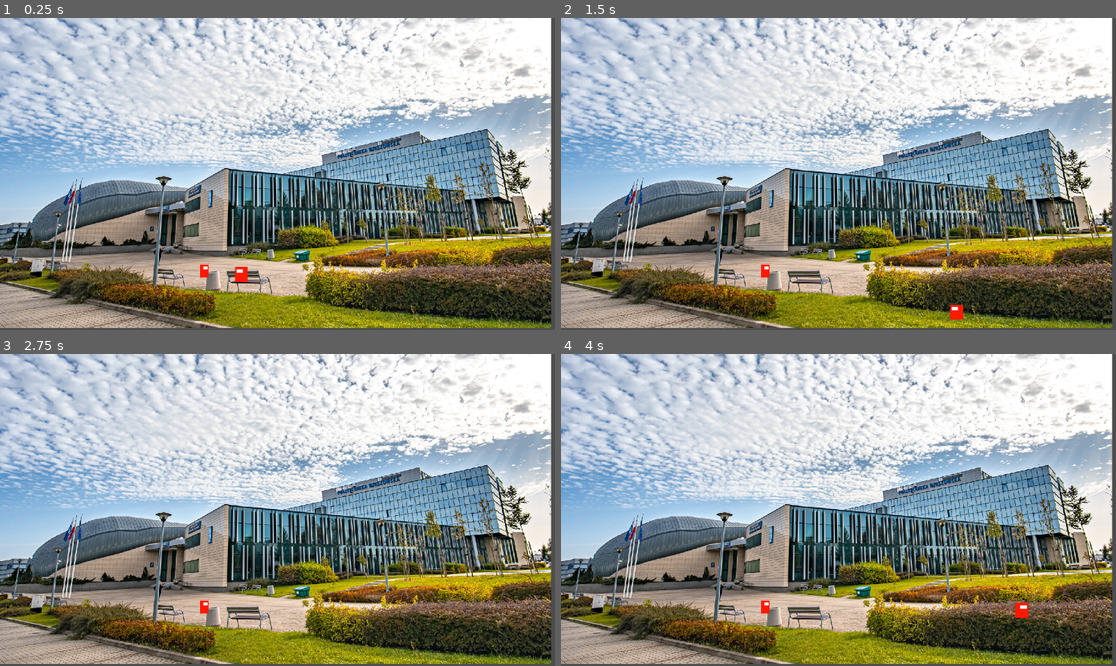
Above: before the commit, frames 1-4 (two rows, left to right).
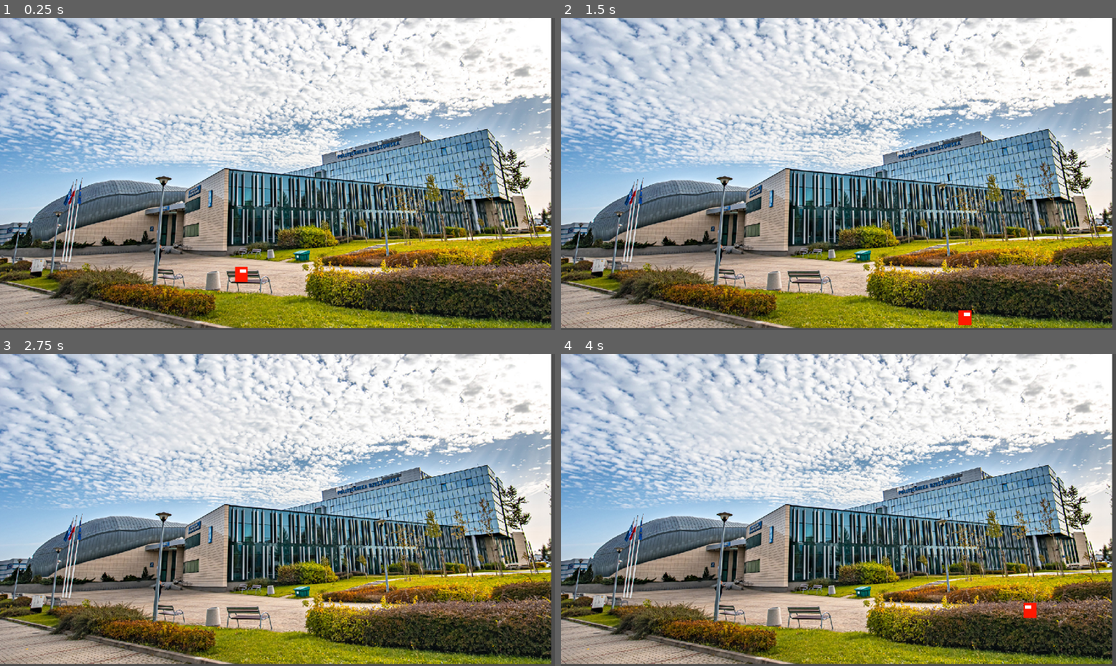
Above: after the commit, the same moments.

Repository: Sfafg/Dr.-Sudra
Game: Godot game, scene res://node_2d.tscn
The game is run twice, just before and just after one commit, with the same random seed, the same clock (stepped at 60 frames per second) and the same inputs.
Inputs:
- Up to frame 1 (0.25 s): no input
- Up to frame 2 (1.5 s): tap Enter (ui_accept) at 0.5, 0.77 s; hold D (right) 0.53-1.28 s; hold S (down) from 1.28 s (still down)
- Up to frame 3 (2.75 s): tap Enter (ui_accept) at 1.52, 2 s; release S (down) at 2.03 s; hold D (right) from 2.03 s (still down)
- Up to frame 4 (4 s): tap Enter (ui_accept) at 2.75, 3.02, 3.77 s; release D (right) at 2.78 s; hold W (up) 2.78-3.53 s; hold A (left) from 3.53 s (still down)

The runs differ from the first frame. In frame 1, less than 0.1% of the frame differs, in the area x 36-45%, y 79-84%; in frame 2, 0.2%, in the area x 36-74%, y 79-99%; in frame 3, less than 0.1%; in frame 4, 0.2%.

Commit message:
Poprawa movementu na CharacterBody2D

Diff:
--- a/Gamba.gd
+++ /dev/null
@@ -1,11 +0,0 @@
-extends Node
-
-
-# Called when the node enters the scene tree for the first time.
-func _ready():
-	pass # Replace with function body.
-
-
-# Called every frame. 'delta' is the elapsed time since the previous frame.
-func _process(delta):
-	pass
--- a/Scripts/Movement.gd
+++ b/Scripts/Movement.gd
@@ -1,32 +1,19 @@
 extends CharacterBody2D
 
-@export var maxSpeed : float = 2
-@export var mass : float = 2
-@export var stepFrequency : float = 10
-@export_range(0.0,1.0) var stepAnimationInfluence : float = 0.4
+@export var speed = 20.0
+var is_going_right = true
 
-
-var stepAnimationTimer = 0
-@export var max_speed = 7.0
-
-
-func _process(delta):
+func _physics_process(delta):
 	# Pobieranie wejścia z klawiatury.
 	var move_direction = Input.get_vector("left", "right", "up", "down")
 
-	# Obliczanie prędkości, którą ma osiągnąć objekt.
-	var target_velocity = move_direction.normalized() * max_speed
+	# Ustawianie prędkości.
+	velocity = move_direction.normalized() * speed * 100
 
-	# Siła potrzebna do skierowania postaci w kierunku target_velocity.
-	var steering_force = target_velocity - velocity
+	move_and_slide()
 
-	# Integracja przyspieszenia.
-	velocity += steering_force / mass * delta * 60
-	velocity.limit_length(max_speed)
+	# Skierowanie obiektu w strone ruchu.
 
-	# Spraw by obiekt był skierowany w stronę kierunku ruchu.
-	self.scale.x = -abs(self.scale.x) if velocity.x <= 0 else abs(self.scale.x)
-
-	# Integracja prędkości.
-	self.position += velocity * delta * 60
-	move_and_slide()
+	if velocity.x != 0 and (velocity.x > 0 != is_going_right):
+		is_going_right = velocity.x > 0
+		scale.x = -1
--- a/node_2d.tscn
+++ b/node_2d.tscn
@@ -1,8 +1,7 @@
-[gd_scene load_steps=6 format=3 uid="uid://cmlop80c6rkrb"]
+[gd_scene load_steps=5 format=3 uid="uid://cmlop80c6rkrb"]
 
 [ext_resource type="Script" path="res://Scripts/Transition.gd" id="1_3njx8"]
-[ext_resource type="Texture2D" uid="uid://2p0g6ccif46g" path="res://PlaceholderArt/Character.png" id="1_quc5w"]
-[ext_resource type="Script" path="res://Gamba.gd" id="4_d3gnc"]
+[ext_resource type="Script" path="res://Scripts/Gamba.gd" id="4_ndp83"]
 [ext_resource type="PackedScene" uid="uid://jse80p8vnkwl" path="res://Scenes/Politechnika.tscn" id="5_bvpqb"]
 [ext_resource type="PackedScene" uid="uid://fd53uno7u3cy" path="res://Scenes/Player.tscn" id="5_rikmo"]
 
@@ -12,14 +11,12 @@
 [node name="Politechnika" parent="." instance=ExtResource("5_bvpqb")]
 position = Vector2(-9, -1)
 
-[node name="Sprite2D" type="Sprite2D" parent="."]
-position = Vector2(424, 525)
-texture = ExtResource("1_quc5w")
-
 [node name="Gamba" type="Node" parent="."]
-script = ExtResource("4_d3gnc")
+script = ExtResource("4_ndp83")
 
 [node name="CharacterBody2D" parent="." instance=ExtResource("5_rikmo")]
 position = Vector2(501, 532)
+scale = Vector2(1, 1)
+speed = 4.5
 
 [connection signal="player_entered" from="Politechnika" to="." method="_on_politechnika_player_entered"]
